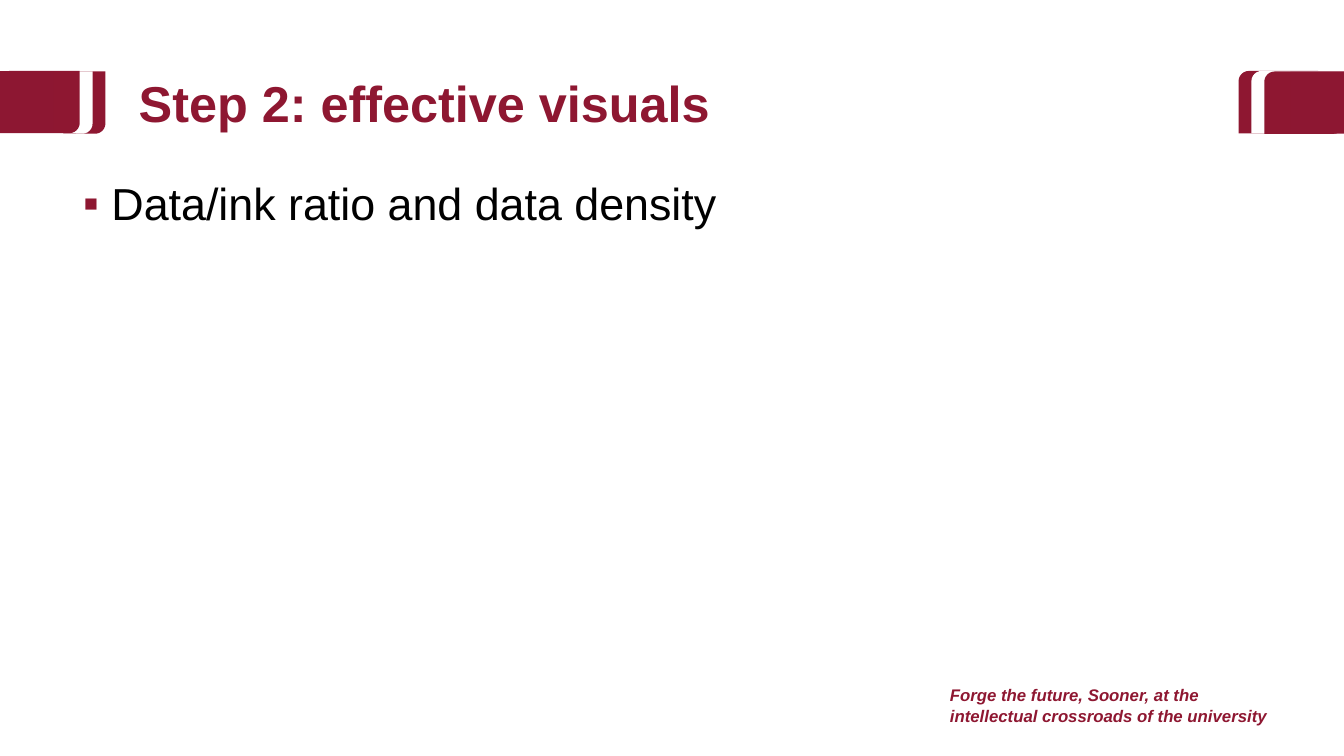
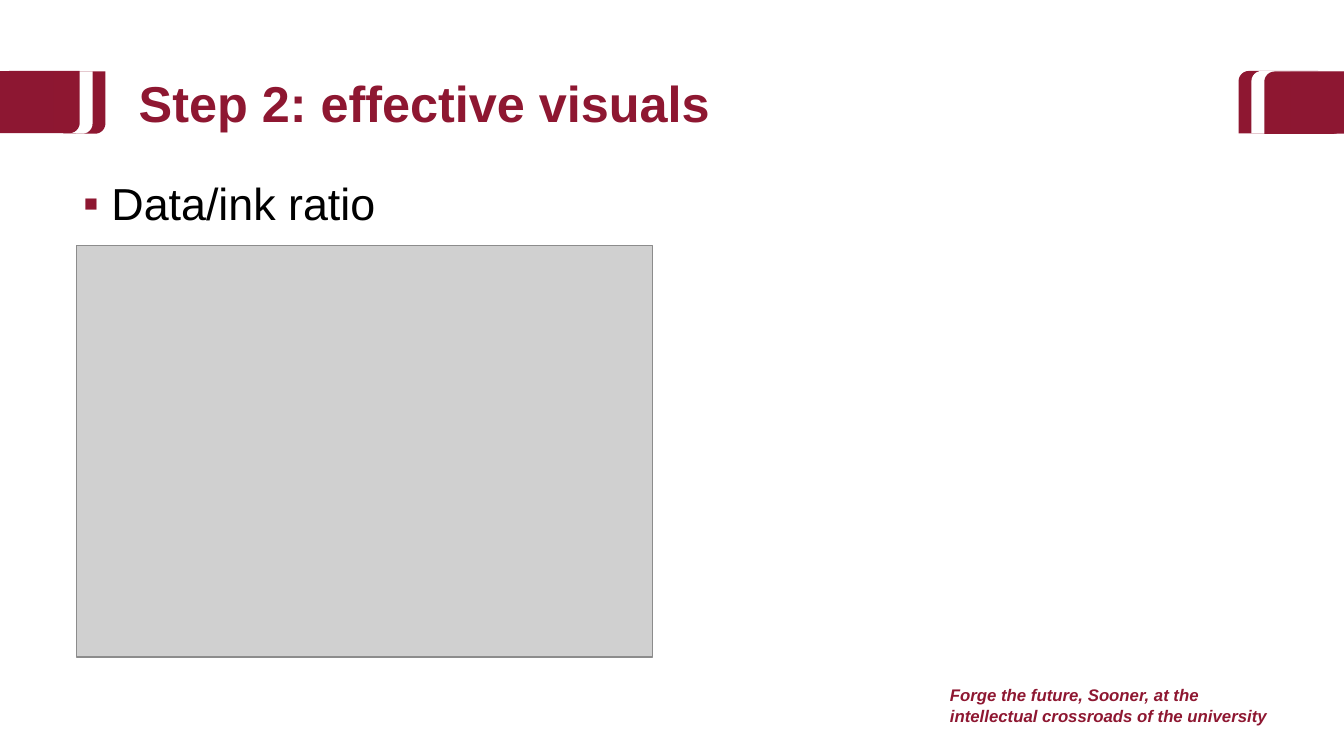
Before and after one commit to baeolophus/2025_data_viz_research, a slide deck: slide 35 of activities.pptx (slide 32 before the commit). Drawn at 1344x756 pixels with LibreOffice and Linux fonts; fonts in the diff are those of the drawing; grey boxes stand for pictures; background and template pictures are left out. Boxes give left, top, right and bottom in pixels: in the first picture for what was removed or moved away, otherwise in the second. Text is boxed around its words. In the diff, an @@ line names an element or a change of style, - is before the commit and + after.

```diff
--- a/activities.pptx
+++ b/activities.pptx
@@ text at (x1=111, y1=187, x2=375, y2=221): text changed @@
-▪ Data/ink ratio and data density
+▪ Data/ink ratio
@@ picture added at (x1=77, y1=246, x2=653, y2=657) @@
```
Also in this commit, not shown: 6 other slides changed, 8 slides added, 1 other file.
